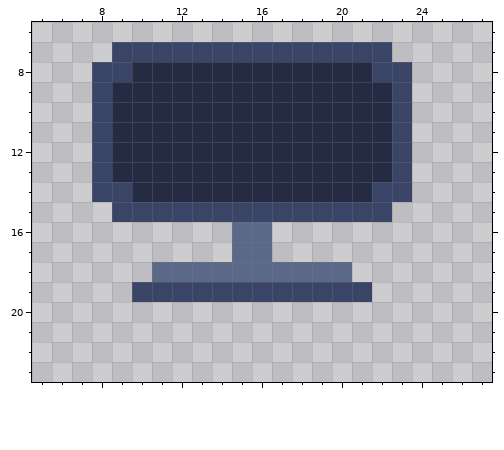
Pixel-art file: aseprite/.aseprite/Meal3.aseprite. The first picture shows the starting point.
32x32 pixels, 1 frame. Shown: x 5..27, y 6..23.
Once edited:
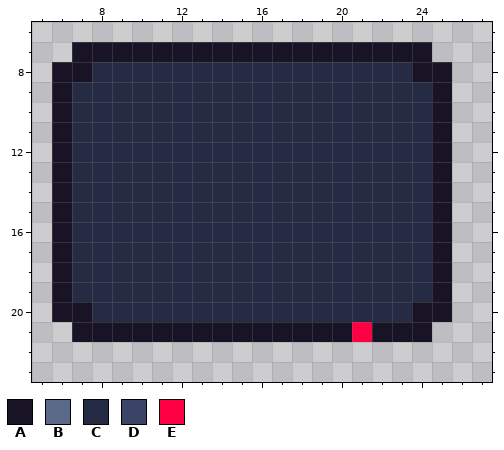
Palette (. is transparent): A #181425  B #5a6988  C #262b44  D #3a4466  E #ff0044
Changes in this commit:
Colour A is added in row 7 at x 7 to 8 and 23 to 24; in row 8 at x 6 to 7 and 24 to 25; in rows 9 to 19 at x 6 and 25; in row 20 at x 6 to 7 and 24 to 25; in row 21 at x 7 to 20 and 22 to 24.
Colour A replaces colour D in row 7 at x 9 to 22.
Colour C is added in rows 9 to 14 at x 7 and 24; in row 15 at x 7 to 8 and 23 to 24; in rows 16 to 17 at x 7 to 14 and 17 to 24; in row 18 at x 7 to 10 and 21 to 24; in row 19 at x 7 to 9 and 22 to 24; in row 20 at x 8 to 23.
Colour C replaces colour B in rows 16 to 17 at x 15 to 16; in row 18 at x 11 to 20.
Colour C replaces colour D in row 8 at x 8 to 9 and 22 to 23; in rows 9 to 13 at x 8 and 23; in row 14 at x 8 to 9 and 22 to 23; in row 15 at x 9 to 22; in row 19 at x 10 to 21.
Colour E is added in row 21 at x 21.
Changed places in both pictures, as pixel boxes (x1, y1, x2, y2):
changed: (52, 42, 452, 342)
